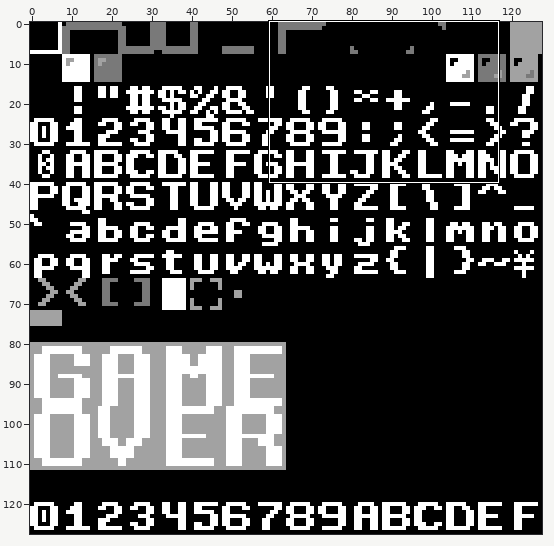
Pixel-art file -- images/tiles.aseprite. The first picture is a wide view before the edit; the outline marks the close-up.
Close-up. Old version:
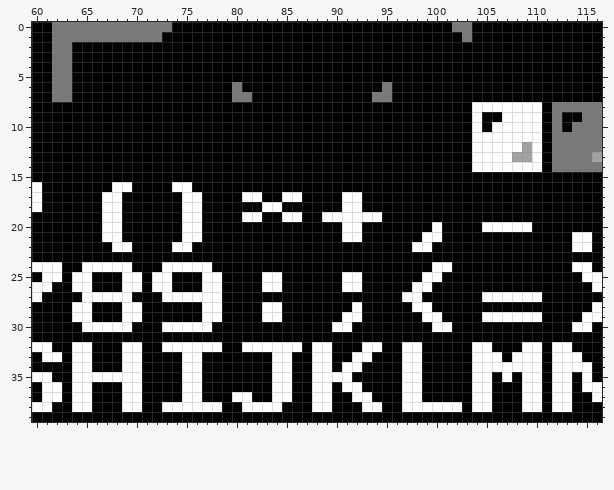
128x128 pixels, 1 frame. Shown: x 60..116, y 0..39. The commit also changed other parts of the picture, which this record leaves out.
After:
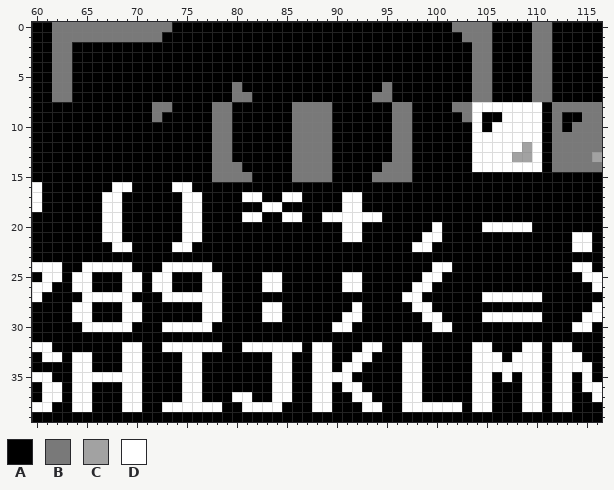
Palette (. is transparent): A #000000  B #797979  C #a2a2a2  D #ffffff
The edit:
{"y":0,"x":104,"old":"AA","new":"BB"}
{"y":0,"x":110,"old":"AA","new":"BB"}
{"y":1,"x":104,"old":"AA","new":"BB"}
{"y":1,"x":110,"old":"AA","new":"BB"}
{"y":2,"x":104,"old":"AA","new":"BB"}
{"y":2,"x":110,"old":"AA","new":"BB"}
{"y":3,"x":104,"old":"AA","new":"BB"}
{"y":3,"x":110,"old":"AA","new":"BB"}
{"y":4,"x":104,"old":"AA","new":"BB"}
{"y":4,"x":110,"old":"AA","new":"BB"}
{"y":5,"x":104,"old":"AA","new":"BB"}
{"y":5,"x":110,"old":"AA","new":"BB"}
{"y":6,"x":104,"old":"AA","new":"BB"}
{"y":6,"x":110,"old":"AA","new":"BB"}
{"y":7,"x":104,"old":"AA","new":"BB"}
{"y":7,"x":110,"old":"AA","new":"BB"}
{"y":8,"x":72,"old":"AA","new":"BB"}
{"y":8,"x":78,"old":"AA","new":"BB"}
{"y":8,"x":86,"old":"AAAA","new":"BBBB"}
{"y":8,"x":96,"old":"AA","new":"BB"}
{"y":8,"x":102,"old":"AA","new":"BB"}
{"y":9,"x":72,"old":"A","new":"B"}
{"y":9,"x":78,"old":"AA","new":"BB"}
{"y":9,"x":86,"old":"AAAA","new":"BBBB"}
{"y":9,"x":96,"old":"AA","new":"BB"}
{"y":9,"x":103,"old":"A","new":"B"}
{"y":10,"x":78,"old":"AA","new":"BB"}
{"y":10,"x":86,"old":"AAAA","new":"BBBB"}
{"y":10,"x":96,"old":"AA","new":"BB"}
{"y":11,"x":78,"old":"AA","new":"BB"}
{"y":11,"x":86,"old":"AAAA","new":"BBBB"}
{"y":11,"x":96,"old":"AA","new":"BB"}
{"y":12,"x":78,"old":"AA","new":"BB"}
{"y":12,"x":86,"old":"AAAA","new":"BBBB"}
{"y":12,"x":96,"old":"AA","new":"BB"}
{"y":13,"x":78,"old":"AA","new":"BB"}
{"y":13,"x":86,"old":"AAAA","new":"BBBB"}
{"y":13,"x":96,"old":"AA","new":"BB"}
{"y":14,"x":78,"old":"AAA","new":"BBB"}
{"y":14,"x":86,"old":"AAAA","new":"BBBB"}
{"y":14,"x":95,"old":"AAA","new":"BBB"}
{"y":15,"x":78,"old":"AAAA","new":"BBBB"}
{"y":15,"x":86,"old":"AAAA","new":"BBBB"}
{"y":15,"x":94,"old":"AAAA","new":"BBBB"}
{"y":32,"x":64,"old":"DD","new":"AA"}
{"label":"changed","picture_box":[452,22,552,122]}
{"label":"changed","picture_box":[152,102,172,122]}
{"label":"changed","picture_box":[212,102,332,182]}
{"label":"changed","picture_box":[372,102,412,182]}
{"label":"changed","picture_box":[72,342,92,352]}
